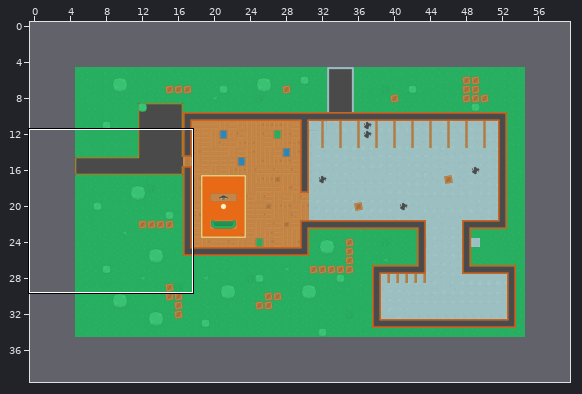
An edit to a level. Tiled map, maps/home.tmx. Above, an overview of the earlier version with the close-up marked.
Close-up. Before:
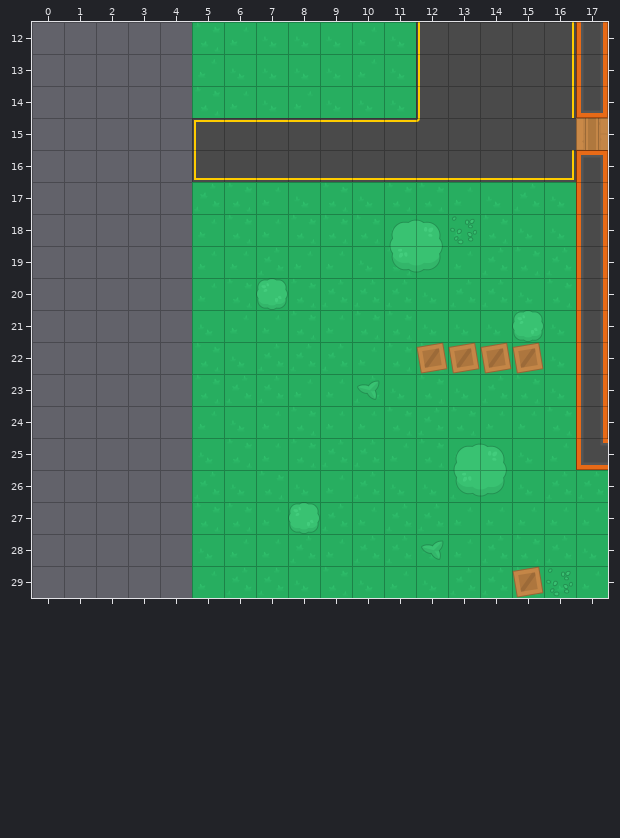
Cells are 64x64 px. Shown: x 0..17, y 12..29. The commit also changed other parts of the map, which this record leaves out. The old version is drawn lined up with the new one.
The same view after the edit:
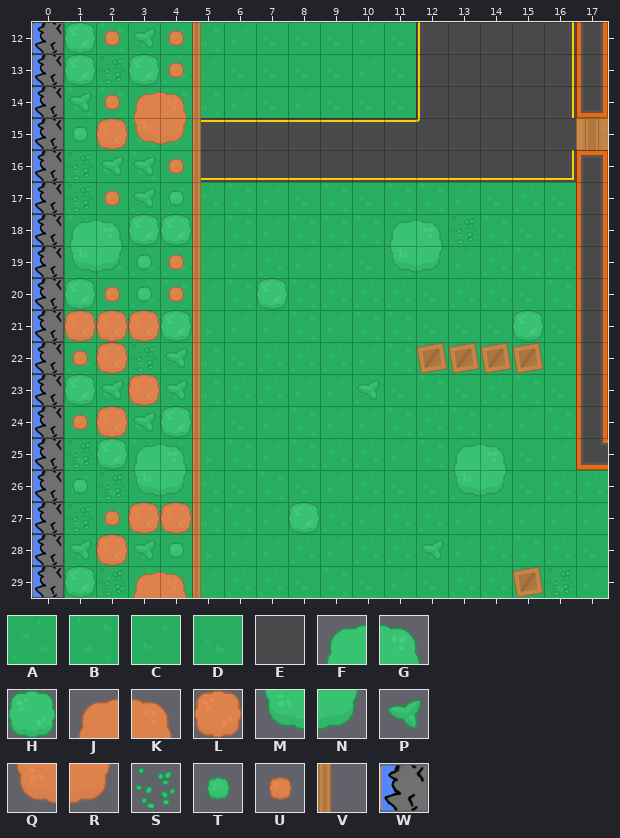
Key: from "Pack": A 0, B 1, C 2, D 3, E 85, F 180, G 181, H 182, J 183, K 184, L 185, M 207, N 208, P 209, Q 210, R 211, S 212, T 234, U 235, V 442, W 454.
_ is an empty cell, . an unchanged one.
The edit:
map size 50x30 -> 60x40 cells (old content now starts at 5,5; both pictures use the new coordinates)
--- layer "Ground"
@@ x 0..4 @@
-12 _____
-13 _____
-14 _____
-15 _____
-16 _____
-17 _____
-18 _____
-19 _____
-20 _____
-21 _____
-22 _____
-23 _____
-24 _____
-25 _____
-26 _____
-27 _____
-28 _____
-29 _____
+12 EABDC
+13 EABDA
+14 EBBCB
+15 EDCBD
+16 EBCBD
+17 EBDAC
+18 EBDAA
+19 EDAAA
+20 ECDAB
+21 EDBCD
+22 EACBA
+23 EDCAD
+24 ECACC
+25 EDDBA
+26 ECDDC
+27 EBCDB
+28 EDADD
+29 EAAAD
--- layer "Floor"
@@ x 0..4 @@
-12 _____
-13 _____
-14 _____
-15 _____
-16 _____
-17 _____
-18 _____
-19 _____
-20 _____
-21 _____
-22 _____
-23 _____
-24 _____
-25 _____
-26 _____
-27 _____
-28 _____
-29 _____
+12 WHUPU
+13 WHSHU
+14 WPUJK
+15 WTLQR
+16 WSPPU
+17 WSUPT
+18 WFGHH
+19 WMNTU
+20 WHUTU
+21 WLLLH
+22 WULSP
+23 WHPLP
+24 WULPH
+25 WSHFG
+26 WTSMN
+27 WSULL
+28 WPLPT
+29 WHSJK
--- layer "Wall texture"
@@ x 5..5 @@
-12 _
-13 _
-14 _
-15 _
-16 _
-17 _
-18 _
-19 _
-20 _
-21 _
-22 _
-23 _
-24 _
-25 _
-26 _
-27 _
-28 _
-29 _
+12 V
+13 V
+14 V
+15 V
+16 V
+17 V
+18 V
+19 V
+20 V
+21 V
+22 V
+23 V
+24 V
+25 V
+26 V
+27 V
+28 V
+29 V
Where, in picture pixels (left, top, right, bottom), the same in both close-ups:
added: (32, 22, 201, 598)
